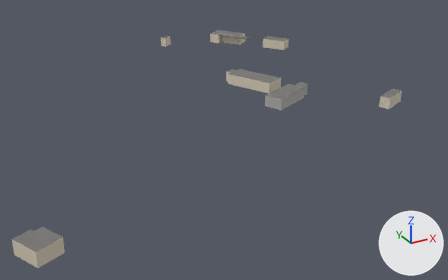
The glTF model gibraltar/data/build/tiles/T_W2_N6/buildings.glb, before and after one commit.
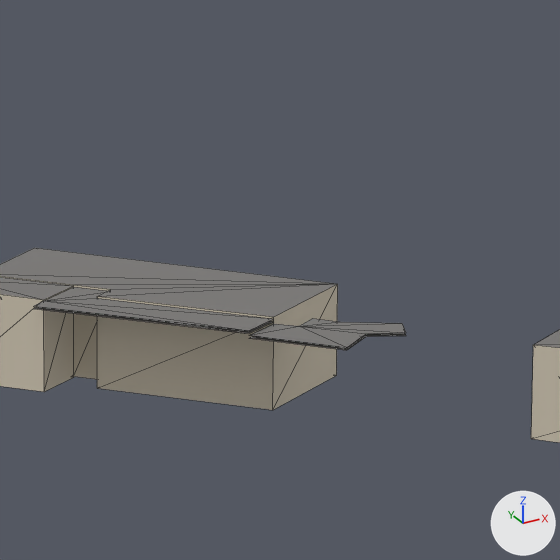
Each version is shown whole from a 50 mm camera at (80.6, -182.9, 190.9) aimed at (323.0, 257.8, -29.5), then close up on the part from 48% to 59% of the width and 3% to 21% of the height. The lights are fixed; the arrows at lower right show +X, +Y and +Z. The first two pictures are the older version. The close-ups show mesh edges as thin lines. Vertices at exactly the same position are counted once.

Script lines for the objects in view, before the commit:
```python
me_t_w2_n6_buildings = bpy.data.meshes.new('T_W2_N6_buildings')
me_t_w2_n6_buildings.from_pydata(...)  # 128 vertices, 150 faces; spans x 117.0..483.0, y 99.0..477.0, z 0.0..11.0
# faces by material slot: [96, 54]
me_t_w2_n6_buildings.materials.append(mat_m_buildingwall)
me_t_w2_n6_buildings.materials.append(mat_m_buildingroof)
ob_t_w2_n6_buildings = bpy.data.objects.new('T_W2_N6_buildings', me_t_w2_n6_buildings)
ob_t_w2_n6_buildings.location = (0.0, 0.0, 0.0)
```
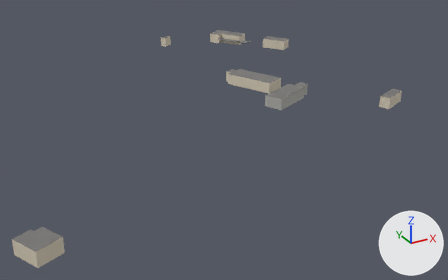
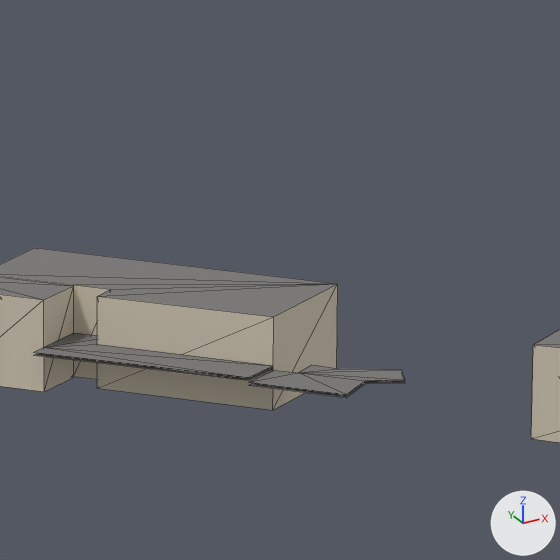
Edits to the bpy script that builds the scene:
```text
Change me_t_w2_n6_buildings:
    where me_t_w2_n6_buildings.from_pydata(...)  # 128 vertices, 150 faces; spans x 117.0..483.0, y 99.0..477.0, z 0.0..11.0
    used by ob_t_w2_n6_buildings; location = (0.0, 0.0, 0.0)
    me_t_w2_n6_buildings part 1: the loose piece of 7 vertices spanning x 419.0..439.0, y 428.0..454.0, z 11.0 is moved by (0.0, 0.0, -5.0)
    me_t_w2_n6_buildings part 2: the loose piece of 7 vertices spanning x 419.0..439.0, y 428.0..454.0, z 11.0 is moved by (0.0, 0.0, -5.0)
    me_t_w2_n6_buildings part 3: the loose piece of 9 vertices spanning x 434.0..451.0, y 419.0..431.0, z 10.0 is moved by (0.0, 0.0, -5.0)
    me_t_w2_n6_buildings part 4: the loose piece of 9 vertices spanning x 434.0..451.0, y 419.0..431.0, z 10.0 is moved by (0.0, 0.0, -5.0)
```

Where the change shows, as pixel boxes (x1, y1, x2, y2) in the close-ups (560 x 560 px; the box of a moved part takes in the faces that stretch with it):
part 1 of me_t_w2_n6_buildings, moved or reshaped: before (34, 307, 272, 333); after (35, 353, 273, 380)
part 2 of me_t_w2_n6_buildings, moved or reshaped: before (34, 287, 273, 331); after (34, 333, 273, 378)
part 3 of me_t_w2_n6_buildings, moved or reshaped: before (250, 333, 406, 350); after (250, 380, 405, 397)
part 4 of me_t_w2_n6_buildings, moved or reshaped: before (250, 318, 406, 348); after (250, 365, 405, 395)
